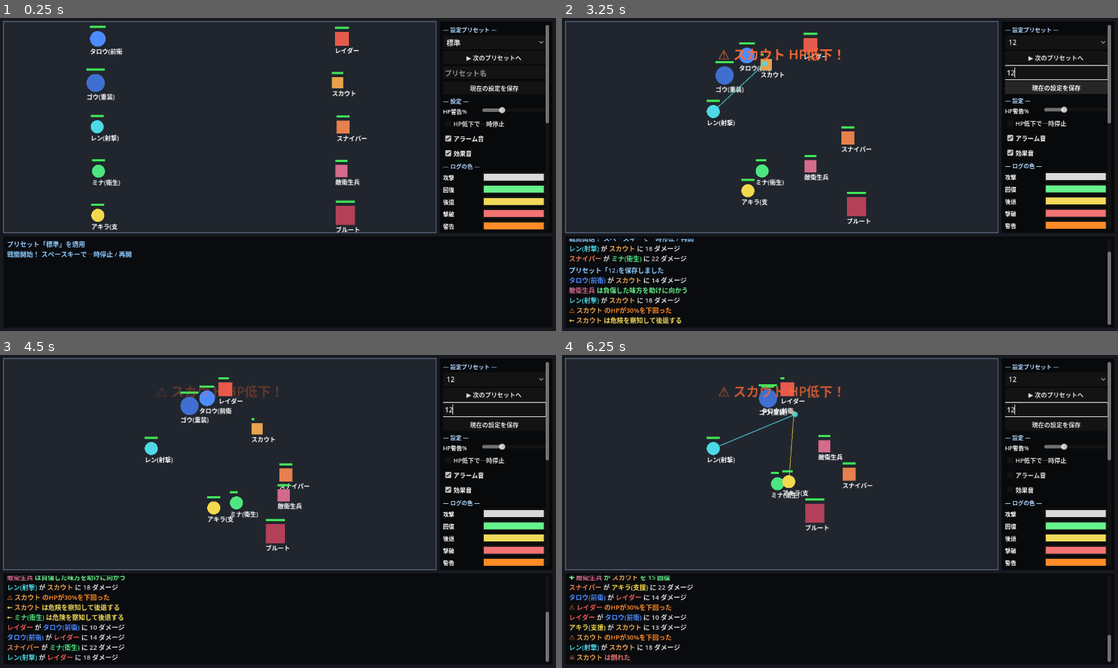
Above: before the commit, frames 1-4 (two rows, left to right).
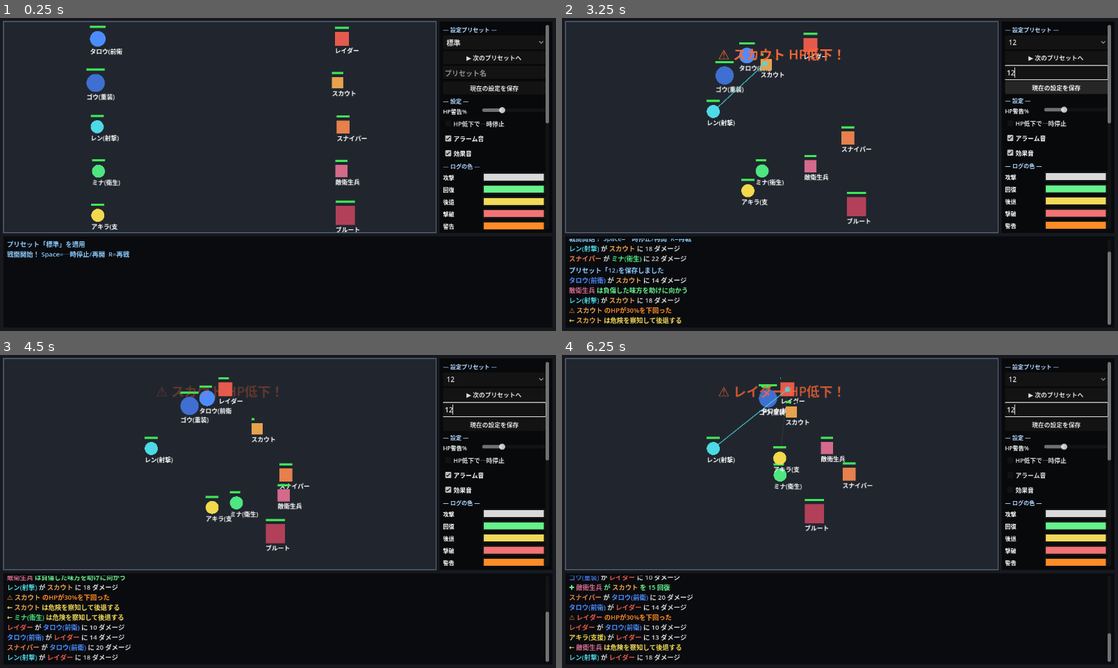
Above: after the commit, the same moments.

Repository: GGF1sh/AutoRTS-Project
Game: Godot game, scene res://scenes/Main.tscn
Two runs of this game, one before a commit and one after it. Both use one fixed random seed, a clock stepped at 60 frames per second and the inputs below.
Inputs (mouse positions are in pixels of both pictures, inside the frame that each line leads up to):
- Up to frame 1 (0.25 s): no input
- Up to frame 2 (3.25 s): click (1056, 74) at 0.52 s; type "12" at 0.6 s; click "標準" at 1.25 s; click "▶ 次のプリセットへ" at 2 s; click "現在の設定を保存" at 2.75 s
- Up to frame 3 (4.5 s): click "12" at 3.5 s; click "HP低下で一時停止" at 4.25 s
- Up to frame 4 (6.25 s): click "アラーム音" at 5 s; click "効果音" at 5.75 s

The runs differ from the first frame. In frame 1, 0.2% of the frame differs, in the area x 7-24%, y 74-77%; in frame 2, 0.1%; in frame 3, 0.3%; in frame 4, 3.6%, in the area x 1-99%, y 7-98%.

Commit message:
v0.9.4: チーム連携 focus_fire ＋ 再戦(R) ＋ docs引き継ぎ
- focus_fire: 味方が狙っている敵を集中攻撃する行動を追加
  - Main: report_attack/get_focus_target でチームの集中ターゲットを管理
  - Unit: _act_attack(_focus_or_nearest()) ＝ 集中ターゲット優先（無ければ最寄り）
  - Shooter/Support のガンビットを focus_fire に（gambits.json も同期）
- 再戦: R キーで reload_current_scene（高速観察用）、リザルトに案内表示
- docs/NEXT_TASKS.md に3AIレビューの合意と次タスクを集約（新チャット引き継ぎ用）

Diff:
--- a/data/gambits.json
+++ b/data/gambits.json
@@ -5,8 +5,8 @@
 		"enemy_in_range", "enemy_too_close(param=距離)", "nearest_enemy_exists"
 	],
 	"_actions": [
-		"attack_nearest", "attack_weakest", "move_to_nearest_enemy",
-		"heal_lowest_hp_ally", "heal_self",
+		"attack_nearest", "attack_weakest", "focus_fire(味方の集中ターゲットを狙う)",
+		"move_to_nearest_enemy", "heal_lowest_hp_ally", "heal_self",
 		"retreat(際限なし)", "retreat_to_safe(factor=倍率)", "flee_to_healer(factor=倍率)"
 	],
 	"Frontline": [
@@ -16,7 +16,7 @@
 	"Shooter": [
 		{ "cond": "self_hp_below", "param": 0.3, "action": "flee_to_healer", "factor": 1.3 },
 		{ "cond": "enemy_too_close", "param": 130.0, "action": "retreat_to_safe", "factor": 1.2 },
-		{ "cond": "enemy_in_range", "action": "attack_nearest" },
+		{ "cond": "enemy_in_range", "action": "focus_fire" },
 		{ "cond": "nearest_enemy_exists", "action": "move_to_nearest_enemy" }
 	],
 	"Medic": [
@@ -28,7 +28,7 @@
 	],
 	"Support": [
 		{ "cond": "self_hp_below", "param": 0.3, "action": "flee_to_healer", "factor": 1.3 },
-		{ "cond": "enemy_in_range", "action": "attack_weakest" },
+		{ "cond": "enemy_in_range", "action": "focus_fire" },
 		{ "cond": "nearest_enemy_exists", "action": "move_to_nearest_enemy" }
 	],
 	"Raider": [
--- a/scripts/Main.gd
+++ b/scripts/Main.gd
@@ -27,6 +27,8 @@
 
 var _battle_over: bool = false
 var _alive_by_group: Dictionary = { "ally": [], "enemy": [] }
+# チームの集中攻撃ターゲット（team(int) -> Unit）。focus_fire が参照する。
+var _focus_target: Dictionary = {}
 
 var _units_node: Node2D
 var _hud: Hud
@@ -53,12 +55,15 @@
 
 	_rebuild_alive_cache()
 	queue_redraw()
-	log_message("戦闘開始！ スペースキーで一時停止 / 再開", "system", "system")
+	log_message("戦闘開始！ Space=一時停止/再開  R=再戦", "system", "system")
 
 
 func _unhandled_input(event: InputEvent) -> void:
-	if event is InputEventKey and event.pressed and not event.echo and event.keycode == KEY_SPACE:
-		_toggle_pause()
+	if event is InputEventKey and event.pressed and not event.echo:
+		if event.keycode == KEY_SPACE:
+			_toggle_pause()
+		elif event.keycode == KEY_R:
+			get_tree().reload_current_scene()  # 再戦（観察用に即リセット）
 
 
 func _toggle_pause() -> void:
@@ -104,7 +109,7 @@
 
 func _end_battle(text: String) -> void:
 	_battle_over = true
-	_hud.show_result(text)
+	_hud.show_result("%s\n（R キーで再戦）" % text)
 	log_message("=== %s ===" % text, "system", "system")
 	if log_save_enabled:
 		save_log_now()
@@ -145,6 +150,20 @@
 func add_heal_fx(pos: Vector2, _color: Color = Color.GREEN) -> void:
 	if _fx:
 		_fx.add_heal(pos)
+
+
+# チーム連携：攻撃が起きたら、その陣営の「集中ターゲット」を更新する。
+func report_attack(attacker_team: int, target: Unit) -> void:
+	if target != null and target.is_alive():
+		_focus_target[attacker_team] = target
+
+
+# 自陣営の集中ターゲット（生存していれば返す。focus_fire 用）
+func get_focus_target(my_team: int) -> Unit:
+	var t: Unit = _focus_target.get(my_team, null)
+	if t != null and t.is_alive():
+		return t
+	return null
 
 
 # ============================================================
--- a/scripts/Unit.gd
+++ b/scripts/Unit.gd
@@ -133,6 +133,8 @@
 			_act_attack(_find_nearest_enemy(), delta)
 		"attack_weakest":
 			_act_attack(_find_weakest_enemy(), delta)
+		"focus_fire":
+			_act_attack(_focus_or_nearest(), delta)
 		"retreat":
 			_act_retreat(delta)
 		"retreat_to_safe":
@@ -165,6 +167,15 @@
 		_move_toward(target, delta)
 
 
+# チームの集中ターゲットを優先（無ければ最寄り敵）。味方で同じ敵を集中攻撃。
+func _focus_or_nearest() -> Unit:
+	if battle and battle.has_method("get_focus_target"):
+		var f: Unit = battle.get_focus_target(team)
+		if f != null:
+			return f
+	return _find_nearest_enemy()
+
+
 func _act_move_to(target: Unit, delta: float) -> void:
 	if target == null:
 		_set_action("待機")
@@ -351,6 +362,7 @@
 		var kind: String = "slash" if attack_range <= 90.0 else "beam"
 		battle.add_attack_fx(global_position, target.global_position, base_color, kind)
 		battle.play_attack_sfx()
+		battle.report_attack(team, target)  # チームの集中ターゲットを更新
 	target.take_damage(damage, self)
 
 
@@ -445,11 +457,11 @@
 # ============================================================
 func _default_gambits(r: String) -> Array:
 	match r:
-		"Shooter":  # 近づかれたらカイト。瀕死なら衛生兵へ
+		"Shooter":  # 近づかれたらカイト。瀕死なら衛生兵へ。射程内は味方と集中攻撃
 			return [
 				{ "cond": "self_hp_below", "param": 0.3, "action": "flee_to_healer", "factor": 1.3 },
 				{ "cond": "enemy_too_close", "param": 130.0, "action": "retreat_to_safe", "factor": 1.2 },
-				{ "cond": "enemy_in_range", "action": "attack_nearest" },
+				{ "cond": "enemy_in_range", "action": "focus_fire" },
 				{ "cond": "nearest_enemy_exists", "action": "move_to_nearest_enemy" },
 			]
 		"Medic":  # 危険なら安全圏へ→自己回復→味方回復→復帰
@@ -460,10 +472,10 @@
 				{ "cond": "enemy_in_range", "action": "attack_nearest" },
 				{ "cond": "nearest_enemy_exists", "action": "move_to_nearest_enemy" },
 			]
-		"Support":  # 弱った敵を集中攻撃。瀕死なら衛生兵へ
+		"Support":  # 味方が狙う敵を集中攻撃（援護）。瀕死なら衛生兵へ
 			return [
 				{ "cond": "self_hp_below", "param": 0.3, "action": "flee_to_healer" },
-				{ "cond": "enemy_in_range", "action": "attack_weakest" },
+				{ "cond": "enemy_in_range", "action": "focus_fire" },
 				{ "cond": "nearest_enemy_exists", "action": "move_to_nearest_enemy" },
 			]
 		"Scout":  # 高速・弱点狙い。瀕死なら安全圏へ
Not shown, added: docs/NEXT_TASKS.md
Not shown, changed: docs/VERSION_HISTORY.md
Not shown, changed: docs/ai-log/Claude.md
